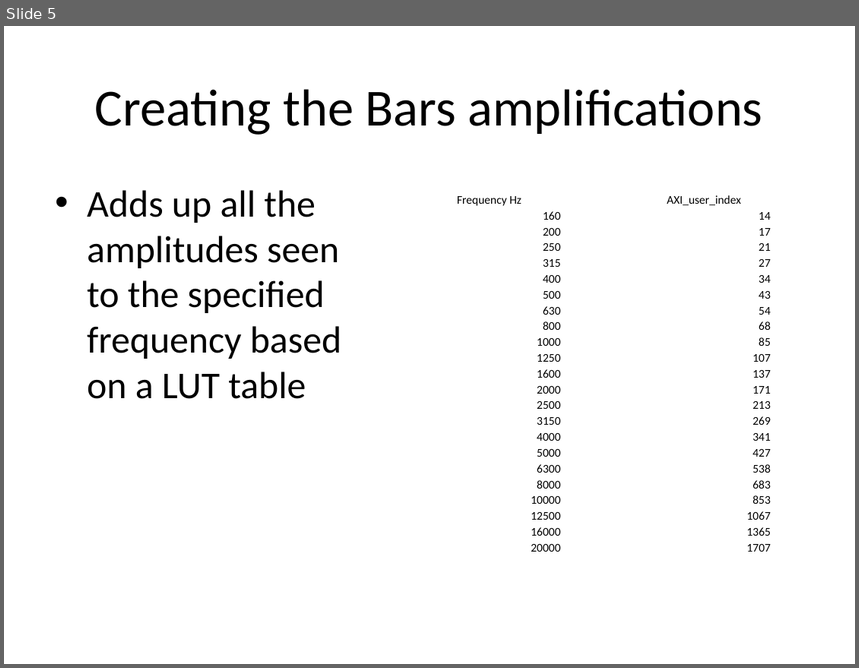
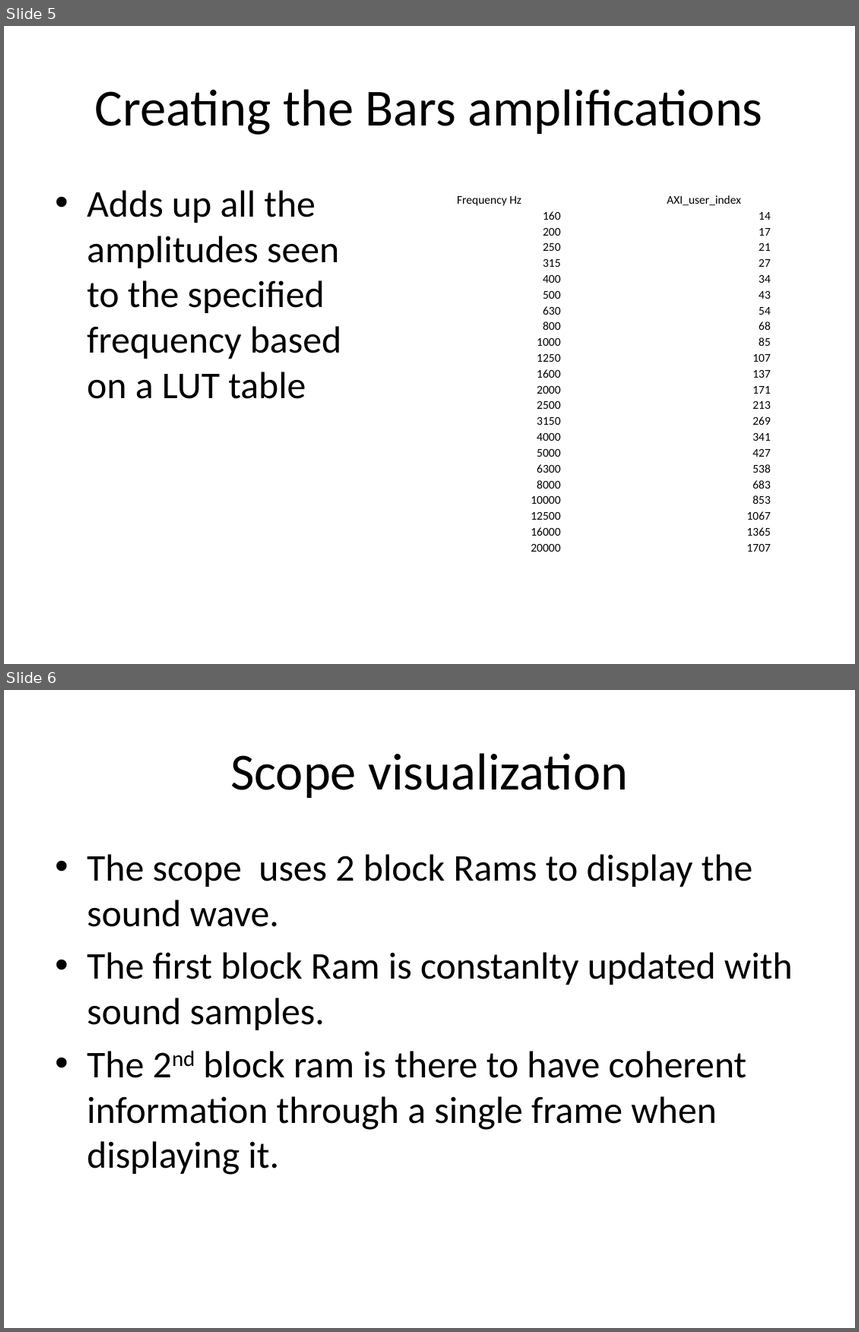
Before and after one commit to vulliezcedric/LPSC-FPDj_Soundmix, a slide deck: doc/sound_Analysis/Equilizer.pptx. Shown one above the other, each under a label of ours: slide 5 before the commit, slides 5 and 6 after it. The pictures are 859x668 and 859x1332 pixels, drawn with LibreOffice and Linux fonts; fonts in the diff are those of the drawing. Boxes give left, top, right and bottom in pixels: in the first picture for what was removed or moved away, otherwise in the second. Text is boxed around its words. In the diff, an @@ line names an element or a change of style, - is before the commit and + after.

```diff
--- a/doc/sound_Analysis/Equilizer.pptx
+++ b/doc/sound_Analysis/Equilizer.pptx
@@ slide 6 added at (4,690,855,1328), background #FFFFFF @@
@@ title added at (230,753,628,798), 44 pt, text #000000 @@
+Scope visualization
@@ text added at (87,854,793,1175), 32 pt, text #000000 @@
+• The scope uses 2 block Rams to display the sound wave.
+• The first block Ram is constanlty updated with sound samples.
+• The 2nd block ram is there to have coherent information through a single frame when displaying it.
```
Also in this commit, not shown: 1 other slide added, 25 other files.
